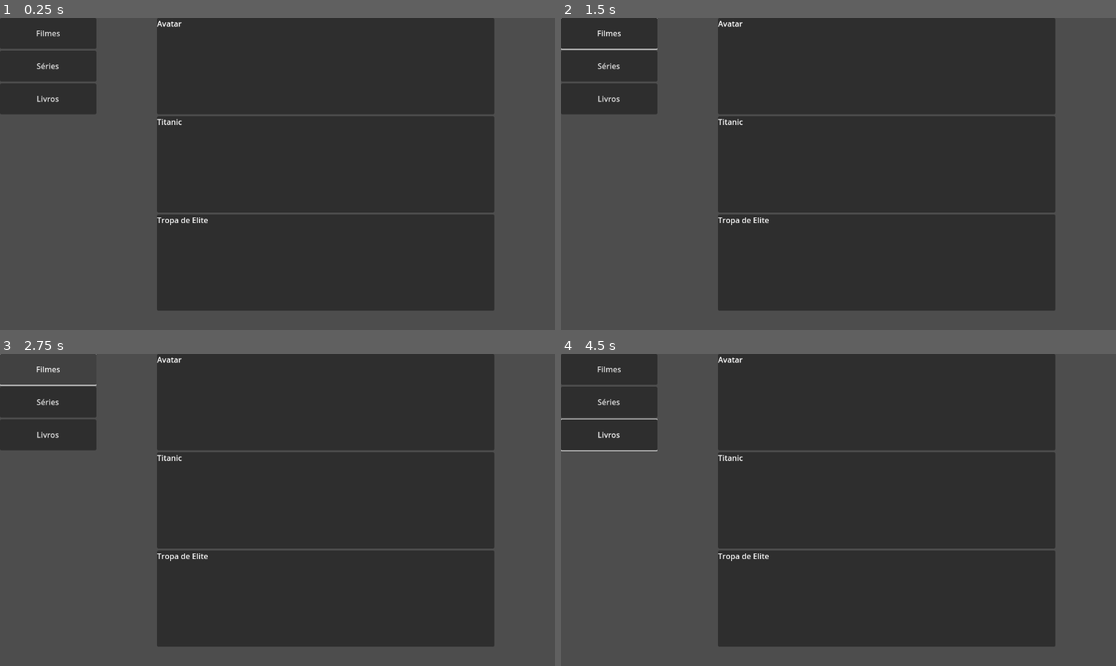
Above: before the commit, frames 1-4 (two rows, left to right).
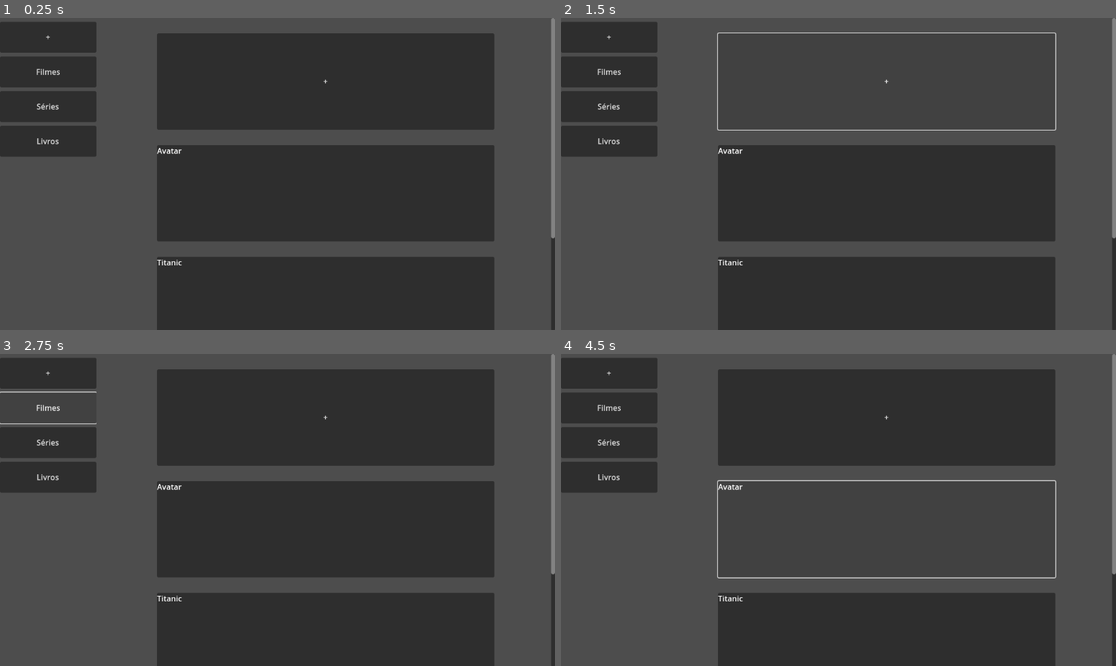
Above: after the commit, the same moments.

Repository: ramon-rodrigues3/AVLAR
Game: Godot game, scene res://main.tscn
Two runs of this game, one before a commit and one after it. Both use one fixed random seed, a clock stepped at 60 frames per second and the inputs below.
Inputs (mouse positions are in pixels of both pictures, inside the frame that each line leads up to):
- Up to frame 1 (0.25 s): no input
- Up to frame 2 (1.5 s): click (610, 36) at 0.5 s, where only the run after the commit has a clickable "+"; click (888, 80) at 1.25 s, where only the run after the commit has a clickable "+"
- Up to frame 3 (2.75 s): click "Filmes" at 2 s
- Up to frame 4 (4.5 s): click "Séries" at 2.75 s; click "Livros" at 3.5 s; click (888, 528) at 4.25 s, where only the run after the commit has a clickable "Avatar"

The runs differ from the first frame. In frame 1, 17% of the frame differs, in the area x 0-100%, y 0-100%; in frame 2, 17%; in frame 3, 17%; in frame 4, 17%.

Commit message:
evolução da cena main

Diff:
--- a/categorias.gd
+++ b/categorias.gd
@@ -3,6 +3,13 @@
 @onready var vbox = $VBoxContainer
 
 func _ready():
+	vbox.add_spacer(true)
+
+	var add_new_categoria_button = Button.new()
+	add_new_categoria_button.text = "+"
+	add_new_categoria_button.custom_minimum_size = Vector2(200, 64)
+	vbox.add_child(add_new_categoria_button)
+
 	for categoria in categoriaAPI.get_categoria_list():
 		var button = Button.new()
 		button.text = categoria
--- a/main.tscn
+++ b/main.tscn
@@ -20,6 +20,7 @@
 [node name="VBoxContainer" type="VBoxContainer" parent="Categorias"]
 custom_minimum_size = Vector2(200, 0)
 layout_mode = 2
+theme_override_constants/separation = 8
 
 [node name="Section" type="ScrollContainer" parent="."]
 layout_mode = 0
@@ -31,3 +32,4 @@
 [node name="VBoxContainer" type="VBoxContainer" parent="Section"]
 custom_minimum_size = Vector2(952, 650)
 layout_mode = 2
+theme_override_constants/separation = 32
--- a/section.gd
+++ b/section.gd
@@ -4,12 +4,21 @@
 @onready var vbox = $VBoxContainer
 
 func _ready():
+	vbox.add_spacer(true)
+
+	var add_new_item_button = Button.new()
+	add_new_item_button.text = "+"
+	add_new_item_button.custom_minimum_size = Vector2(700, 200)
+	add_new_item_button.size_flags_horizontal = Control.SIZE_SHRINK_CENTER
+	add_new_item_button.size_flags_vertical = Control.SIZE_SHRINK_CENTER
+	vbox.add_child(add_new_item_button)
+
 	for item in itemAPI.get_item_list():
-		var panel = Panel.new()
-		panel.custom_minimum_size = Vector2(700, 200)
-		panel.size_flags_horizontal = Control.SIZE_SHRINK_CENTER
-		panel.size_flags_vertical = Control.SIZE_SHRINK_CENTER
+		var button = Button.new()
+		button.custom_minimum_size = Vector2(700, 200)
+		button.size_flags_horizontal = Control.SIZE_SHRINK_CENTER
+		button.size_flags_vertical = Control.SIZE_SHRINK_CENTER
 		var label = Label.new()
 		label.text = item["nome"]
-		panel.add_child(label)
-		vbox.add_child(panel)
+		button.add_child(label)
+		vbox.add_child(button)
